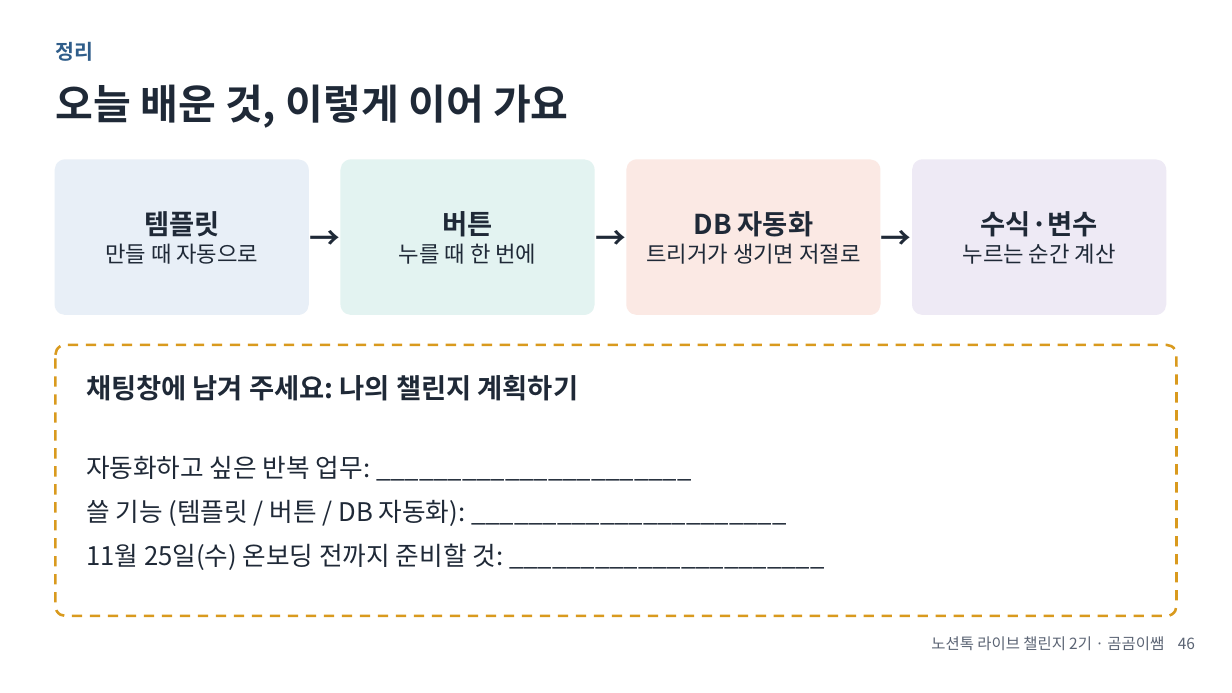
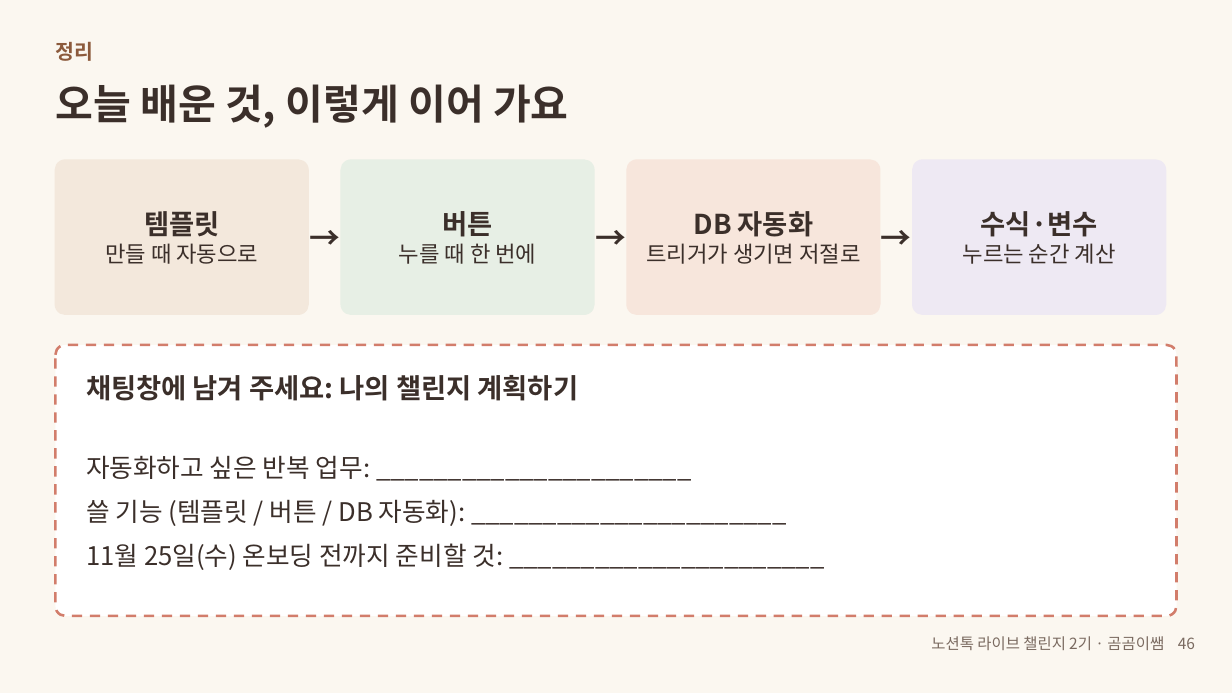
Before and after one commit to gomgomeet/skills, a slide deck: slide 46 of webinars/notiontalk-live-challenge-1/notiontalk-live-challenge-webinar.pptx. Drawn at 1232x693 pixels with LibreOffice and Linux fonts; fonts in the diff are those of the drawing. Boxes give left, top, right and bottom in pixels: in the first picture for what was removed or moved away, otherwise in the second. Text is boxed around its words. In the diff, an @@ line names an element or a change of style, - is before the commit and + after.

```diff
--- a/webinars/notiontalk-live-challenge-1/notiontalk-live-challenge-webinar.pptx
+++ b/webinars/notiontalk-live-challenge-1/notiontalk-live-challenge-webinar.pptx
@@ background #FFFFFF to #FBF7F0 @@
@@ text "정리" at [55, 42, 93, 61]: text colour #2F5D8A to #8C5A3C @@
@@ rounded rectangle at [55, 160, 308, 314]: fill #E8EFF7 to #F3E8DC; outline #E8EFF7 1 pt to #F3E8DC 1 pt @@
@@ rounded rectangle at [341, 160, 594, 314]: fill #E3F3F1 to #E7EFE5; outline #E3F3F1 1 pt to #E7EFE5 1 pt @@
@@ rounded rectangle at [627, 160, 880, 314]: fill #FBE9E4 to #F7E6DC; outline #FBE9E4 1 pt to #F7E6DC 1 pt @@
@@ text colour #1F2937 to #3B2F2A in 10 elements at [55, 84, 569, 128], [105, 211, 259, 264], [399, 211, 536, 264], [646, 211, 860, 264], [963, 211, 1116, 264], [86, 375, 579, 401], [86, 455, 504, 570], [308, 160, 341, 314], [594, 160, 627, 314], [880, 160, 913, 314] @@
@@ rounded rectangle at [913, 160, 1165, 314]: fill #EEEAF5 to #EEE9F3; outline #EEEAF5 1 pt to #EEE9F3 1 pt @@
@@ rounded rectangle at [55, 345, 1177, 616]: outline #D99A1E 1.5 pt dashed to #D27D6B 1.5 pt dashed @@
@@ text "노션톡 라이브 챌린지 2기 · ..." at [931, 636, 1195, 650]: text colour #5B6474 to #7A6A60 @@
```
Also in this commit, not shown: 46 other slides changed, 2 other files.
